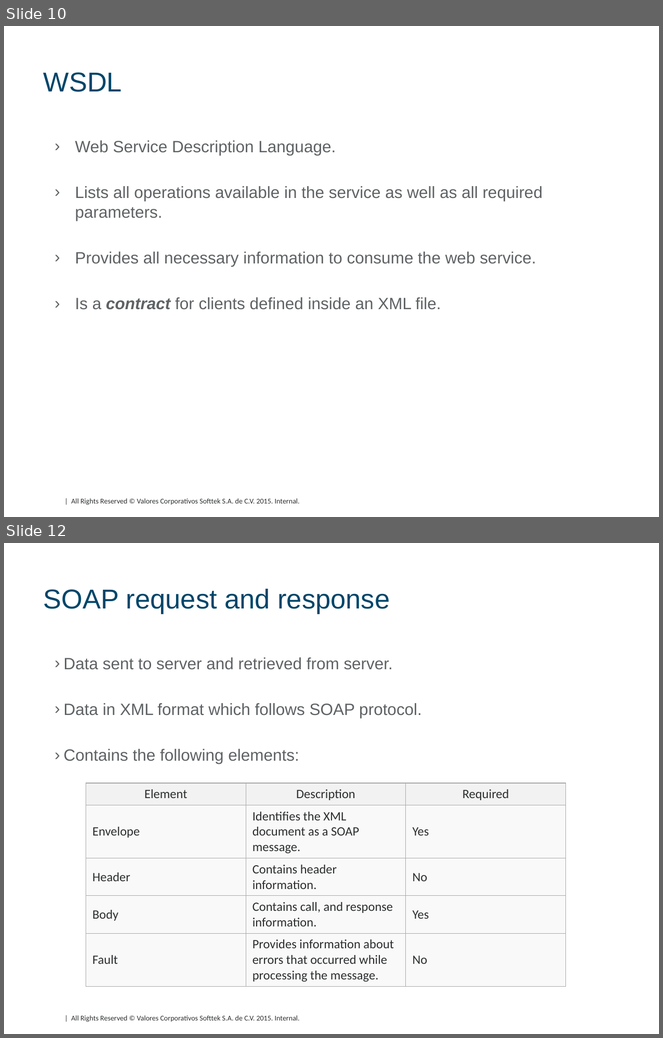
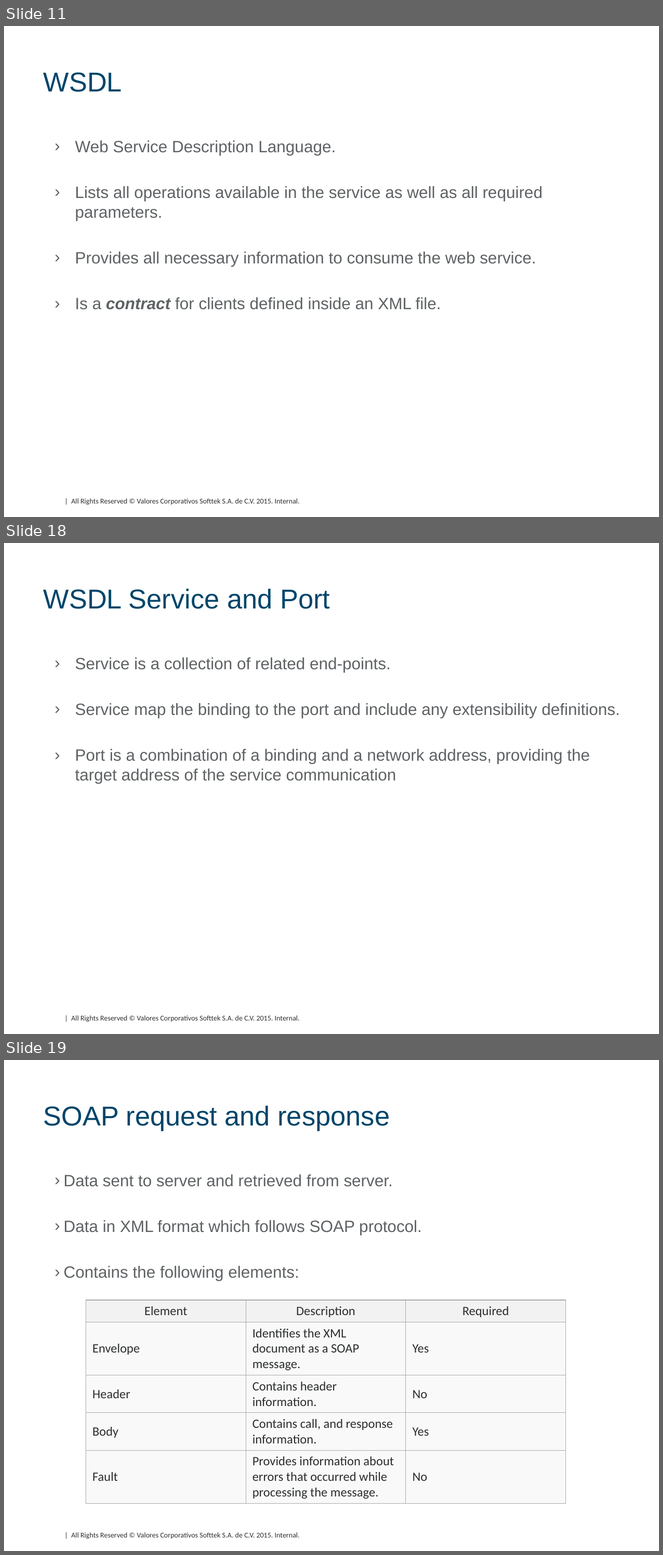
Before and after one commit to DavidHertz/WebServices, a slide deck: SOAP/doc/SOAP.pptx. Shown one above the other, each under a label of ours: slides 10 and 12 before the commit, slides 11, 18 and 19 after it; the slides between them are not shown. The pictures are 663x1038 and 663x1555 pixels, drawn with LibreOffice and Linux fonts; fonts in the diff are those of the drawing; background and template pictures are left out. Boxes give left, top, right and bottom in pixels: in the first picture for what was removed or moved away, otherwise in the second. Text is boxed around its words. In the diff, an @@ line names an element or a change of style, - is before the commit and + after.

```diff
--- a/SOAP/doc/SOAP.pptx
+++ b/SOAP/doc/SOAP.pptx
@@ slide 18 added at (x1=4, y1=543, x2=659, y2=1034), background #FFFFFF; not listed: 1 template element that a slide beside it also shows @@
@@ title added at (x1=44, y1=589, x2=330, y2=609), 30 pt, text #004569 @@
+WSDL Service and Port
@@ text added at (x1=75, y1=657, x2=620, y2=784), 18 pt, text #5E6264 @@
+› Service is a collection of related end-points.
+› Service map the binding to the port and include any extensibility definitions.
+› Port is a combination of a binding and a network address, providing the target address of the service communication
@@ what was slide 10 is now slide 11 @@
@@ what was slide 12 is now slide 19 @@
```
Also in this commit, not shown: 5 slides changed, 6 other slides added, 16 other files.
